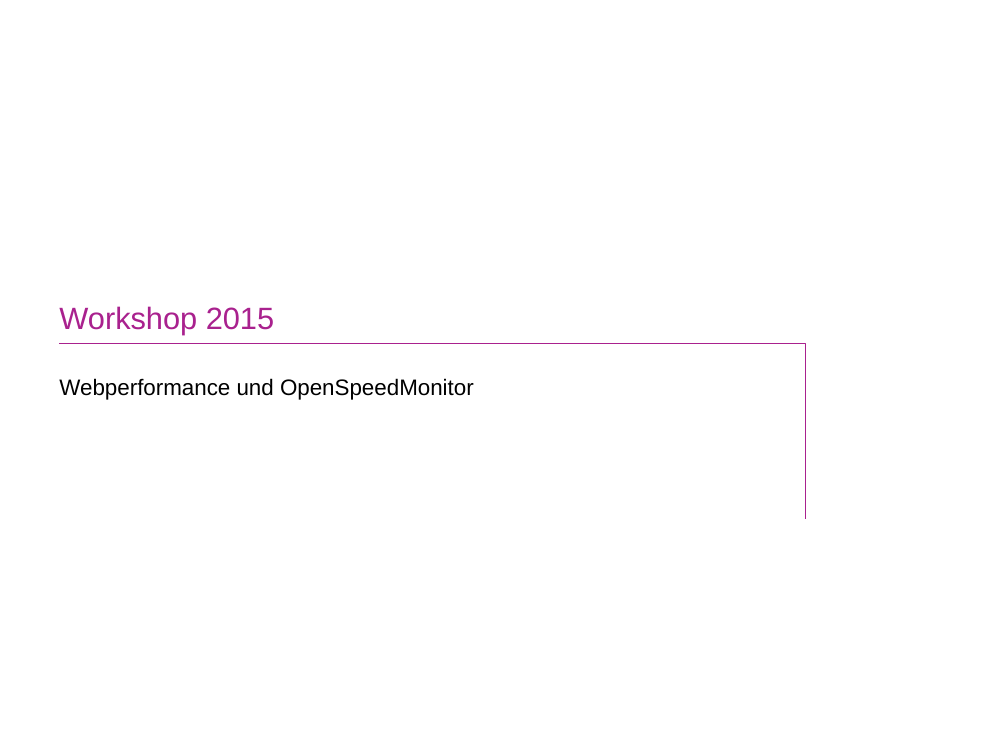
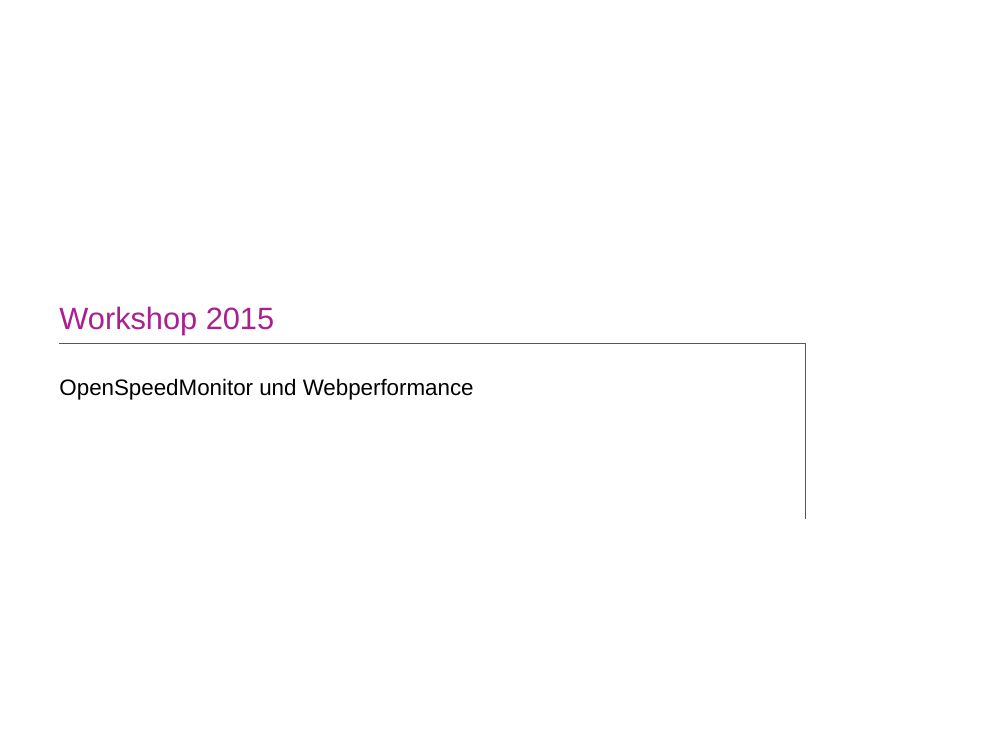
Before and after one commit to iteratec/perf-test-suite, a slide deck: slide 1 of doc/Workshop2015_Webperformance.pptx. Drawn at 1008x756 pixels with LibreOffice and Linux fonts; fonts in the diff are those of the drawing; background and template pictures are left out. Boxes give left, top, right and bottom in pixels: in the first picture for what was removed or moved away, otherwise in the second. Text is boxed around its words. In the diff, an @@ line names an element or a change of style, - is before the commit and + after.

Commit message:
ppt

```diff
--- a/doc/Workshop2015_Webperformance.pptx
+++ b/doc/Workshop2015_Webperformance.pptx
@@ subtitle at (59, 378, 474, 400): text changed @@
-Webperformance und OpenSpeedMonitor
+OpenSpeedMonitor und Webperformance
```
Also in this commit, not shown: 1 other slide changed, 3 slides added, 2 other files.
